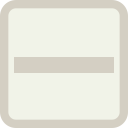
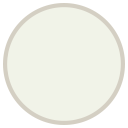
Comparing the layer stacks of the two 128×128 images. Changes:
hid group "PlusAndMinus" (2 layers) over (14, 15, 114, 115)
showed group "Circle" (2 layers) over (0, 0, 128, 128)
showed "InnerCircleBorder" over (3, 3, 125, 125)
hid group "Square" (2 layers) over (0, 0, 128, 128)
hid "SquareBorderThick" over (0, 0, 128, 128)
